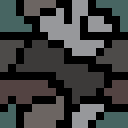
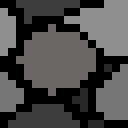
Before/after of a 128×128 layered artwork. What changed in the layer stack:
added layer "Sichtbar" above "wall.png" over [0, 0, 128, 128]
hid "wall.png" over [0, 0, 128, 128]
